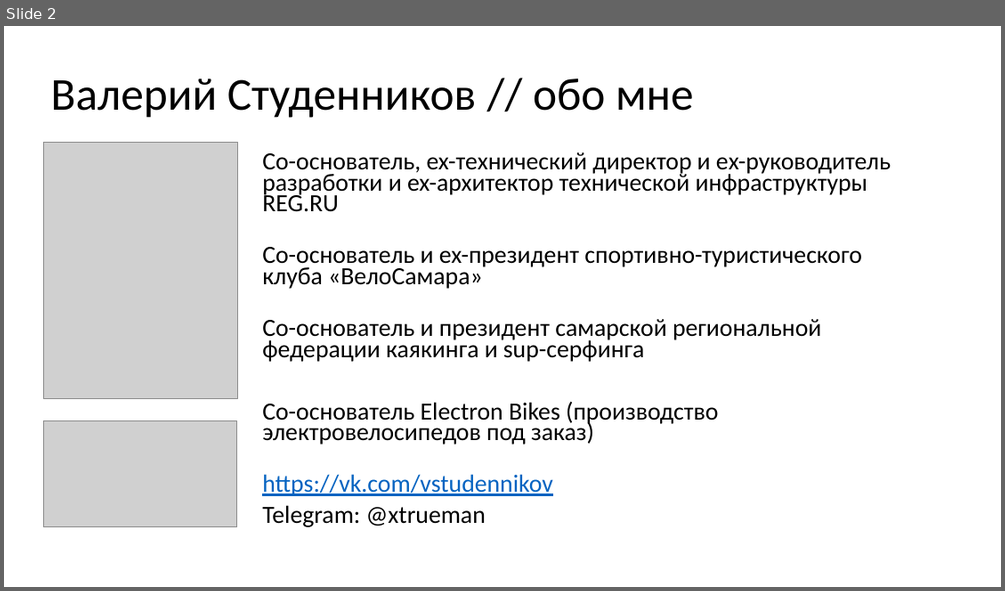
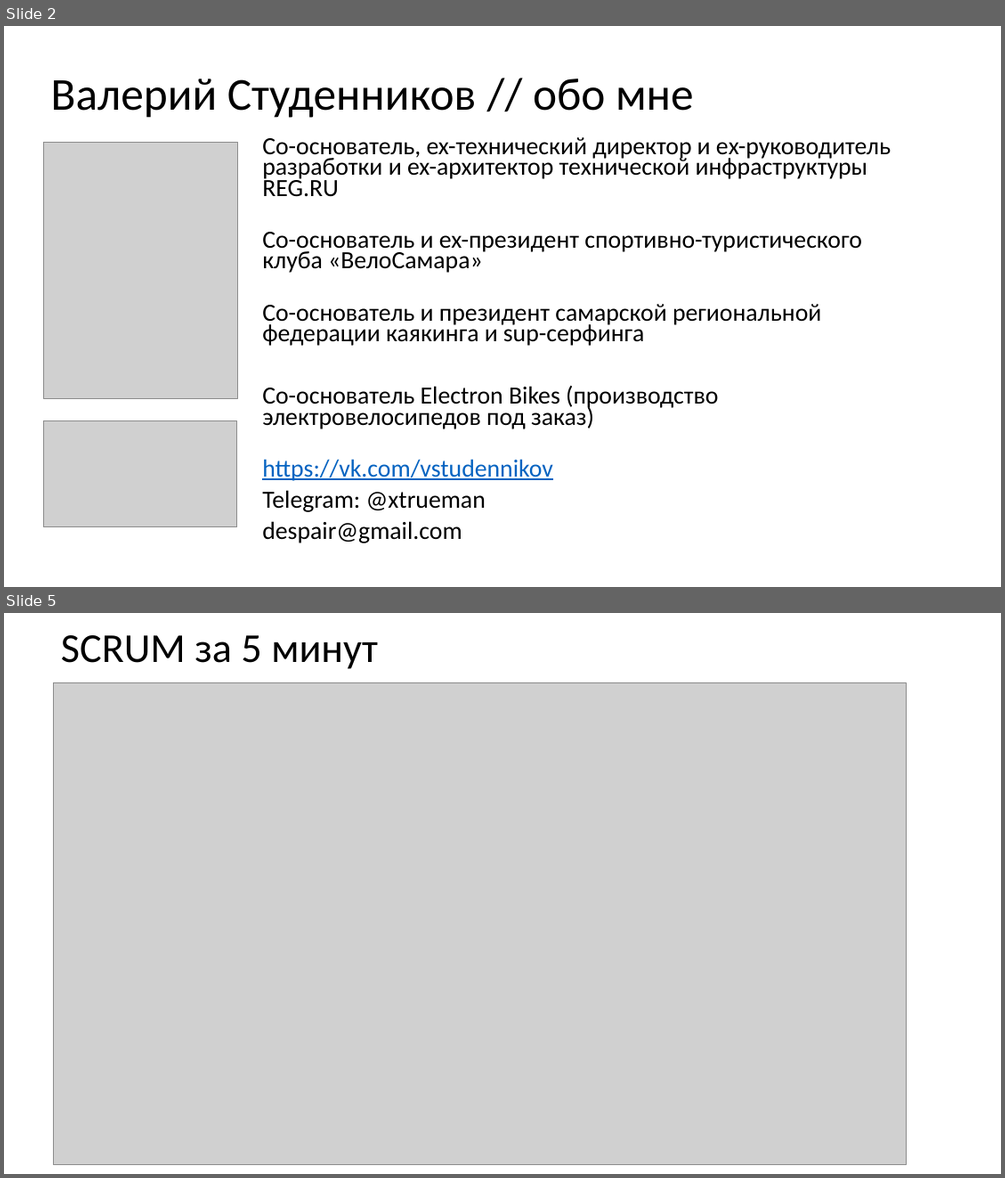
Before and after one commit to xtrueman/soft_dev_mgmt_course, a slide deck: slides/01-SCRUM.pptx. Shown one above the other, each under a label of ours: slide 2 before the commit, slides 2 and 5 after it; the slides between them are not shown. The pictures are 1005x591 and 1005x1178 pixels, drawn with LibreOffice and Linux fonts; fonts in the diff are those of the drawing; grey boxes stand for pictures. Boxes give left, top, right and bottom in pixels: in the first picture for what was removed or moved away, otherwise in the second. Text is boxed around its words. In the diff, an @@ line names an element or a change of style, - is before the commit and + after.

```diff
--- a/slides/01-SCRUM.pptx
+++ b/slides/01-SCRUM.pptx
@@ slide 5 added at (4,613,1001,1174), background #FFFFFF @@
@@ title added at (61,635,378,669), 39.6 pt, text #000000 @@
+SCRUM за 5 минут
@@ picture added at (53,682,906,1164) @@
@@ slide 2 changed as well @@
@@ text "Со-основатель, ex-технический директор и ex-руководитель ...": place and size @@
-text "Со-основатель, ex-технический директор и ex-руководитель ..." at (262,152,890,527)
+text "Со-основатель, ex-технический директор и ex-руководитель ..." at (262,137,890,543)
@@ text at (262,521,461,543): paragraph added @@
+despair@gmail.com
```
Also in this commit, not shown: 1 other slide changed, 2 other slides added, 7 other files.
